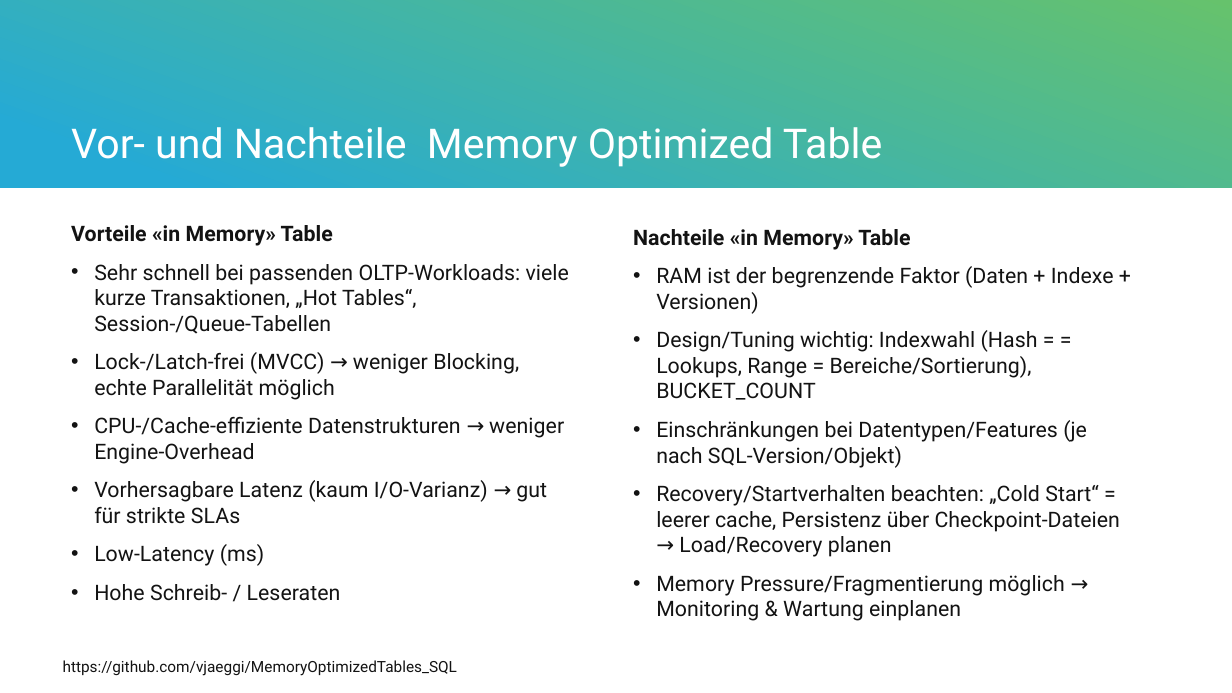
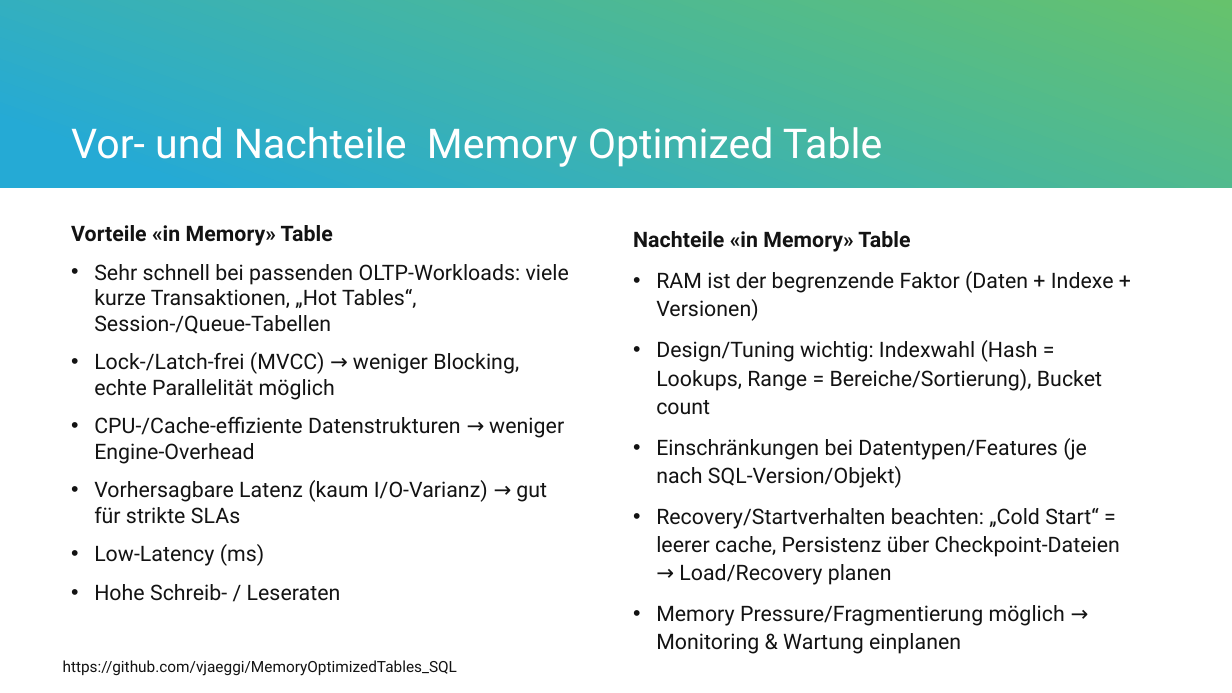
Before and after one commit to vjaeggi/MemoryOptimizedTables_SQL, a slide deck: slide 8 of presentation/MemoryOptimizedTables_SQLDatenbanken.pptx. Drawn at 1232x693 pixels with LibreOffice and Linux fonts; fonts in the diff are those of the drawing. Boxes give left, top, right and bottom in pixels: in the first picture for what was removed or moved away, otherwise in the second. Text is boxed around its words. In the diff, an @@ line names an element or a change of style, - is before the commit and + after.

```diff
--- a/presentation/MemoryOptimizedTables_SQLDatenbanken.pptx
+++ b/presentation/MemoryOptimizedTables_SQLDatenbanken.pptx
@@ text at (x1=633, y1=231, x2=1120, y2=654): line spacing 1 to 1.1 @@
@@ text at (x1=656, y1=340, x2=1102, y2=415): text changed @@
-• Design/Tuning wichtig: Indexwahl (Hash = = Lookups, Range = Bereiche/Sortierung), BUCKET_COUNT
+• Design/Tuning wichtig: Indexwahl (Hash = Lookups, Range = Bereiche/Sortierung), Bucket count
```
Also in this commit, not shown: 2 other slides changed, 1 other file.
